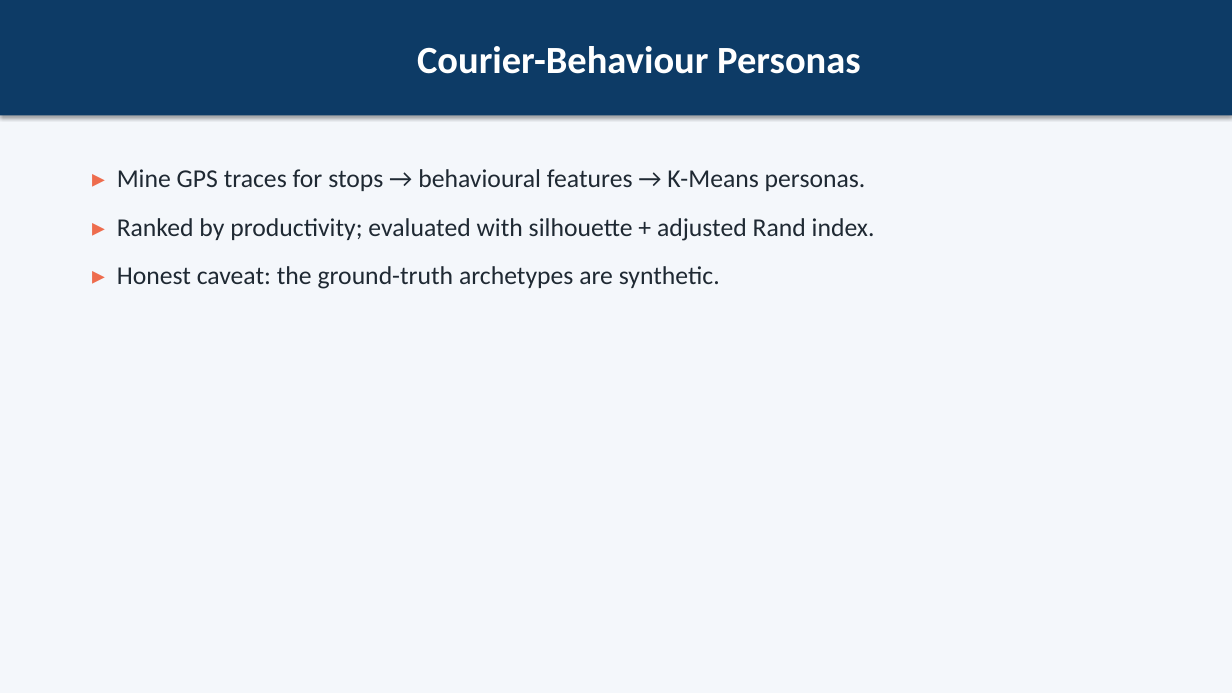
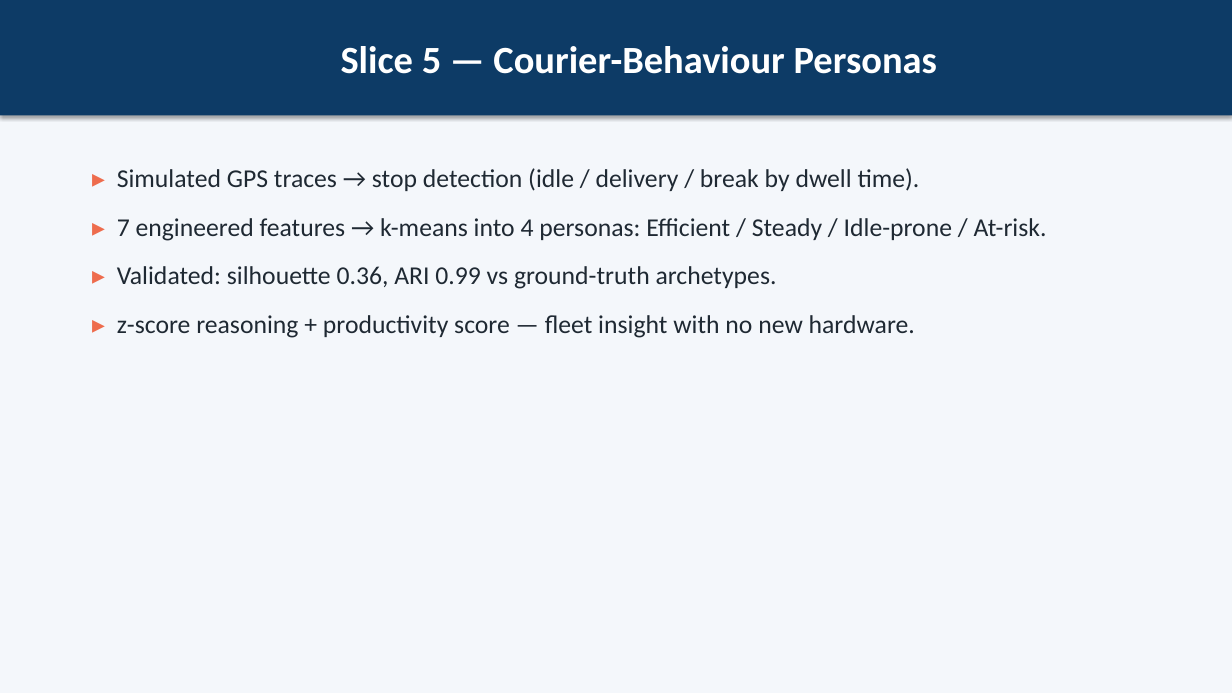
Before and after one commit to MahmoudHozayen1/CairoLogisticsAI, a slide deck: slide 17 of docs/presentation.pptx. Drawn at 1232x693 pixels with LibreOffice and Linux fonts; fonts in the diff are those of the drawing. Boxes give left, top, right and bottom in pixels: in the first picture for what was removed or moved away, otherwise in the second. Text is boxed around its words. In the diff, an @@ line names an element or a change of style, - is before the commit and + after.

```diff
--- a/docs/presentation.pptx
+++ b/docs/presentation.pptx
@@ text in rectangle at [341, 46, 937, 74]: text changed @@
-Courier-Behaviour Personas
+Slice 5 — Courier-Behaviour Personas
@@ text at [117, 168, 1047, 338]: text changed @@
-▸ Mine GPS traces for stops → behavioural features → K-Means personas.
-▸ Ranked by productivity; evaluated with silhouette + adjusted Rand index.
-▸ Honest caveat: the ground-truth archetypes are synthetic.
+▸ Simulated GPS traces → stop detection (idle / delivery / break by dwell time).
+▸ 7 engineered features → k-means into 4 personas: Efficient / Steady / Idle-prone / At-risk.
+▸ Validated: silhouette 0.36, ARI 0.99 vs ground-truth archetypes.
+▸ z-score reasoning + productivity score — fleet insight with no new hardware.
```
Also in this commit, not shown: 14 other slides changed, 7 slides added, 10 slides removed, 1 other file.
